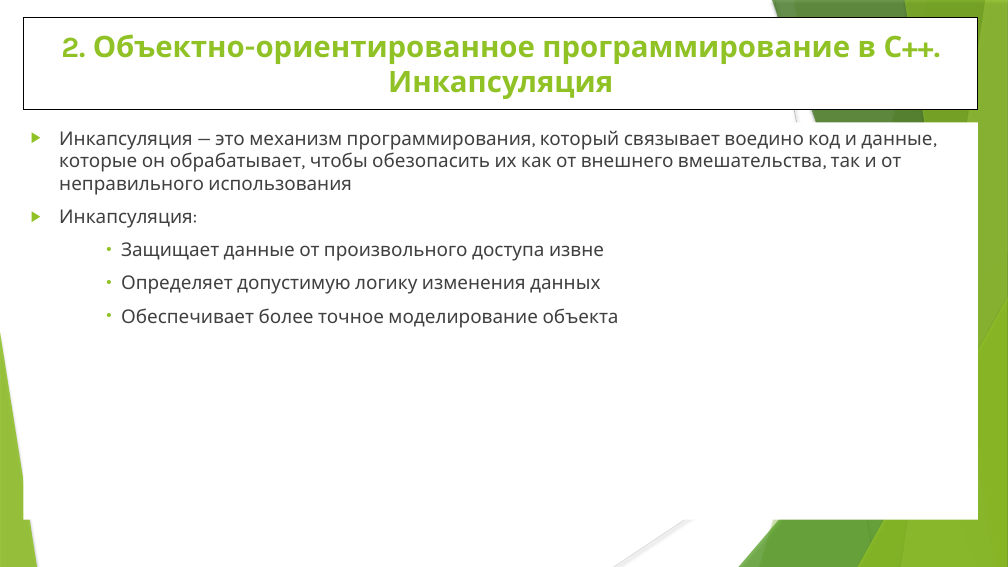
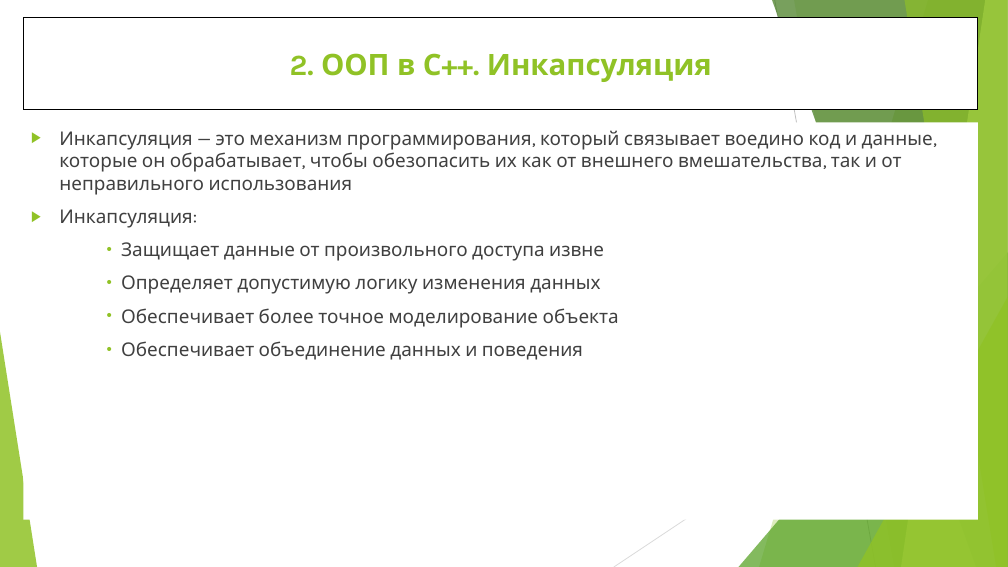
Before and after one commit to WhiteCatStudies/lectures, a slide deck: slide 19 of pt1/lectures/lecture1/lecture1.pptx. Drawn at 1008x567 pixels with LibreOffice and Linux fonts; fonts in the diff are those of the drawing. Boxes give left, top, right and bottom in pixels: in the first picture for what was removed or moved away, otherwise in the second. Text is boxed around its words. In the diff, an @@ line names an element or a change of style, - is before the commit and + after.

```diff
--- a/pt1/lectures/lecture1/lecture1.pptx
+++ b/pt1/lectures/lecture1/lecture1.pptx
@@ title "2. ООП в С++. Инкапсуляция" at (23, 17, 979, 110): rectangle to title @@
@@ line (775, 0) - (876, 567): stroke #BFBFBF 0.74 pt to #BFBFBF 0.75 pt @@
@@ freeform shape at (794, 0, 1008, 567): shadow off; outline redrawn @@
@@ title at (290, 53, 712, 82): text changed @@
-2. Объектно-ориентированное программирование в С++. Инкапсуляция
+2. ООП в С++. Инкапсуляция
@@ text "Инкапсуляция — это механизм программирования, ..." at (23, 123, 979, 520): rectangle to text @@
@@ text at (59, 130, 933, 228): indent changed @@
@@ shadow off in 6 elements at (759, 0, 1008, 567), (739, 252, 1008, 567), (772, 0, 1008, 567), (901, 0, 1008, 567), (904, 0, 1008, 567), (858, 297, 1008, 567) @@
@@ line (1008, 305) - (614, 567): stroke #D9D9D9 0.74 pt to #D9D9D9 0.75 pt @@
@@ text at (121, 341, 583, 360): paragraph added @@
+• Обеспечивает объединение данных и поведения
```
Also in this commit, not shown: 29 other slides changed, 1 slide added.
